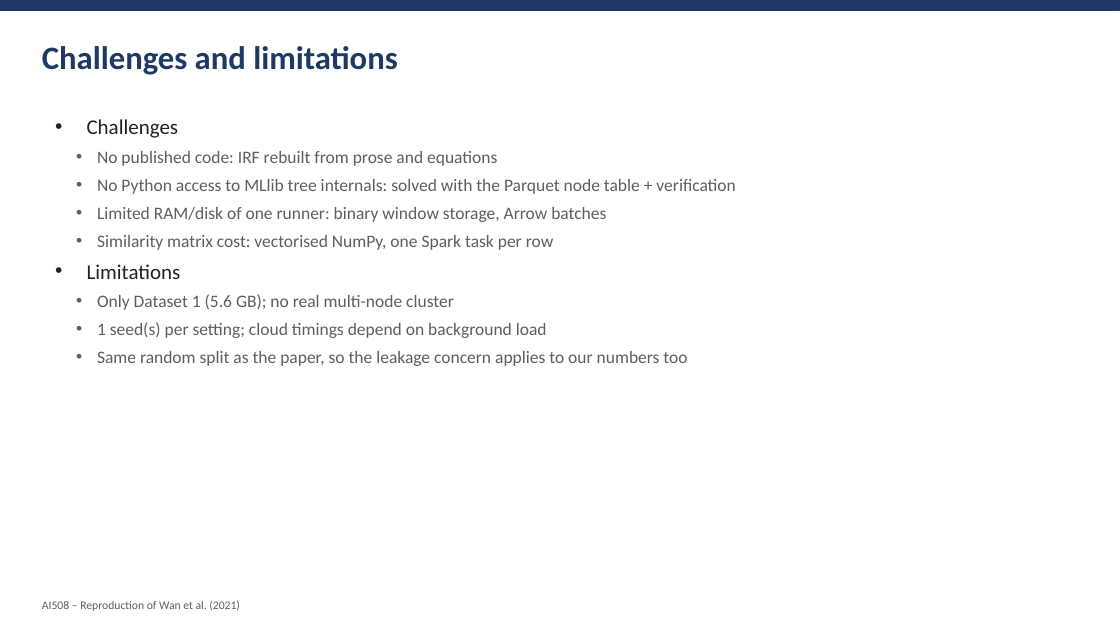
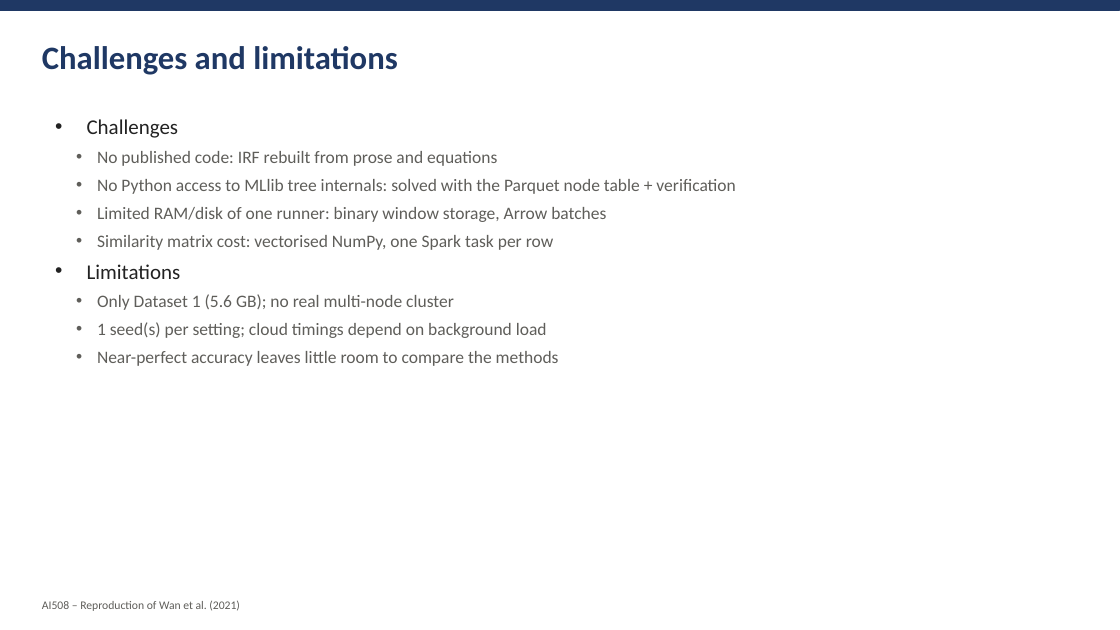
Before and after one commit to amnaaljasmi701/ai508-bearing-irf-reproduction, a slide deck: slide 12 of report/AI508_A2_Presentation.pptx. Drawn at 1120x630 pixels with LibreOffice and Linux fonts; fonts in the diff are those of the drawing. Boxes give left, top, right and bottom in pixels: in the first picture for what was removed or moved away, otherwise in the second. Text is boxed around its words. In the diff, an @@ line names an element or a change of style, - is before the commit and + after.

```diff
--- a/report/AI508_A2_Presentation.pptx
+++ b/report/AI508_A2_Presentation.pptx
@@ text at (97, 351, 559, 366): text changed @@
-  • Same random split as the paper, so the leakage concern applies to our numbers too
+  • Near-perfect accuracy leaves little room to compare the methods
```
Also in this commit, not shown: 4 other slides changed, 18 other files.
